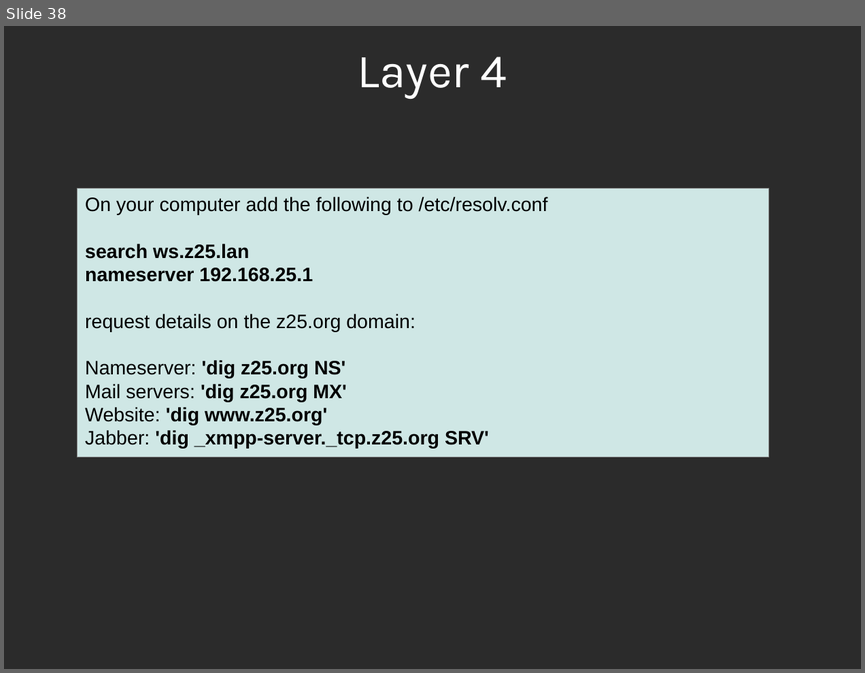
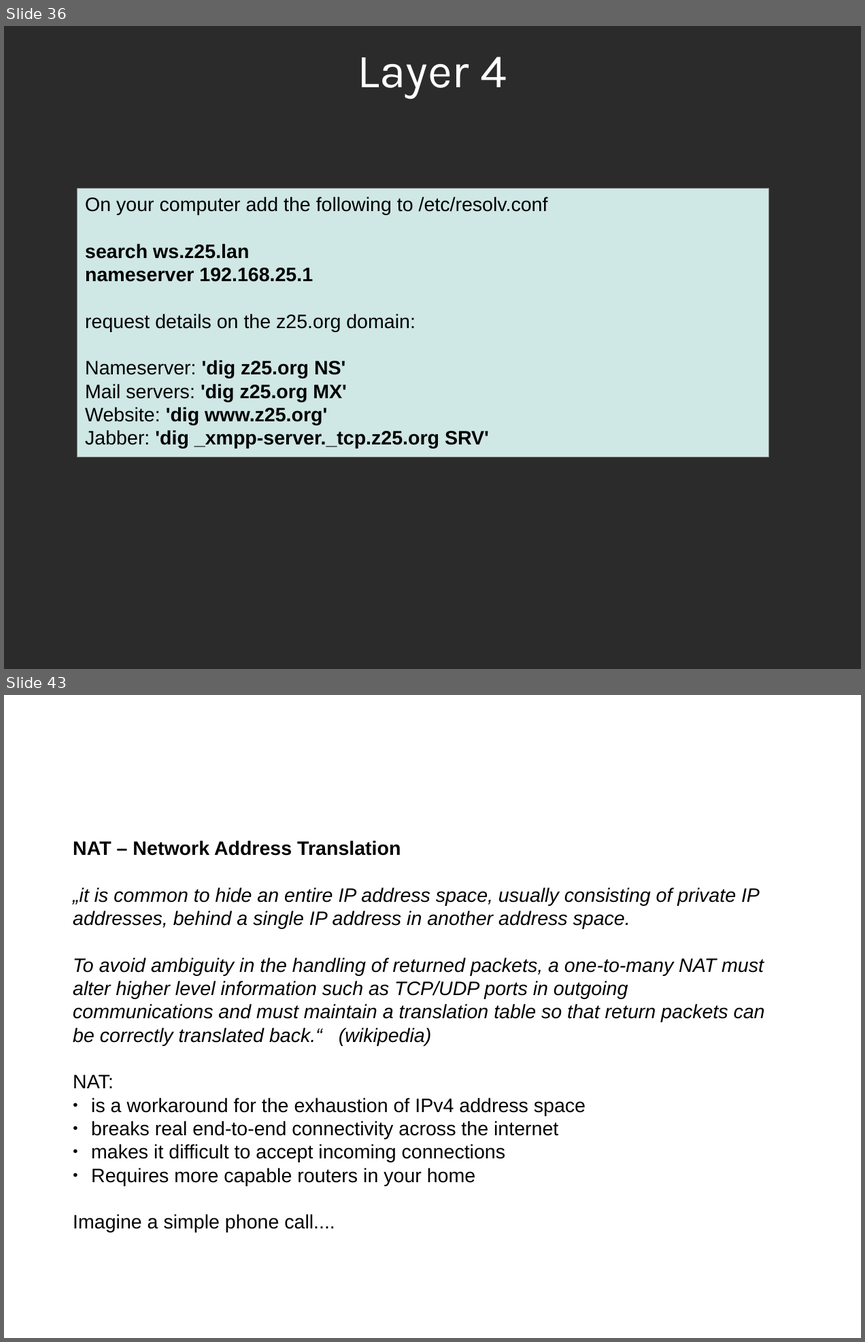
Before and after one commit to sphaero/workshops, a slide deck: Networking/presentation.odp. Shown one above the other, each under a label of ours: slide 38 before the commit, slides 36 and 43 after it; the slides between them are not shown. The pictures are 865x673 and 865x1342 pixels, drawn with LibreOffice and Linux fonts; fonts in the diff are those of the drawing; background and template pictures are left out; a plain dark background stands for a picture behind light text. Boxes give left, top, right and bottom in pixels: in the first picture for what was removed or moved away, otherwise in the second. Text is boxed around its words. In the diff, an @@ line names an element or a change of style, - is before the commit and + after.

```diff
--- a/Networking/presentation.odp
+++ b/Networking/presentation.odp
@@ slide 43 added at (4,695,861,1338), background picture (left out) @@
@@ title added at (47,701,818,775), 44 pt, text #FFFFFF @@
+Trouble
@@ text added at (73,841,765,1232), 18 pt, text #000000, italic @@
+NAT – Network Address Translation
+„it is common to hide an entire IP address space, usually consisting of private IP addresses, behind a single IP address in another address space.
+To avoid ambiguity in the handling of returned packets, a one-to-many NAT must alter higher level information such as TCP/UDP ports in outgoing communications and must maintain a translation table so that return packets can be correctly translated back.“ (wikipedia)
+NAT:
+● is a workaround for the exhaustion of IPv4 address space
+● breaks real end-to-end connectivity across the internet
+● makes it difficult to accept incoming connections
+● Requires more capable routers in your home
+Imagine a simple phone call....
@@ what was slide 38 is now slide 36 @@
```
Also in this commit, not shown: 4 slides changed, 7 other slides added, 2 slides removed, 1 other file.
